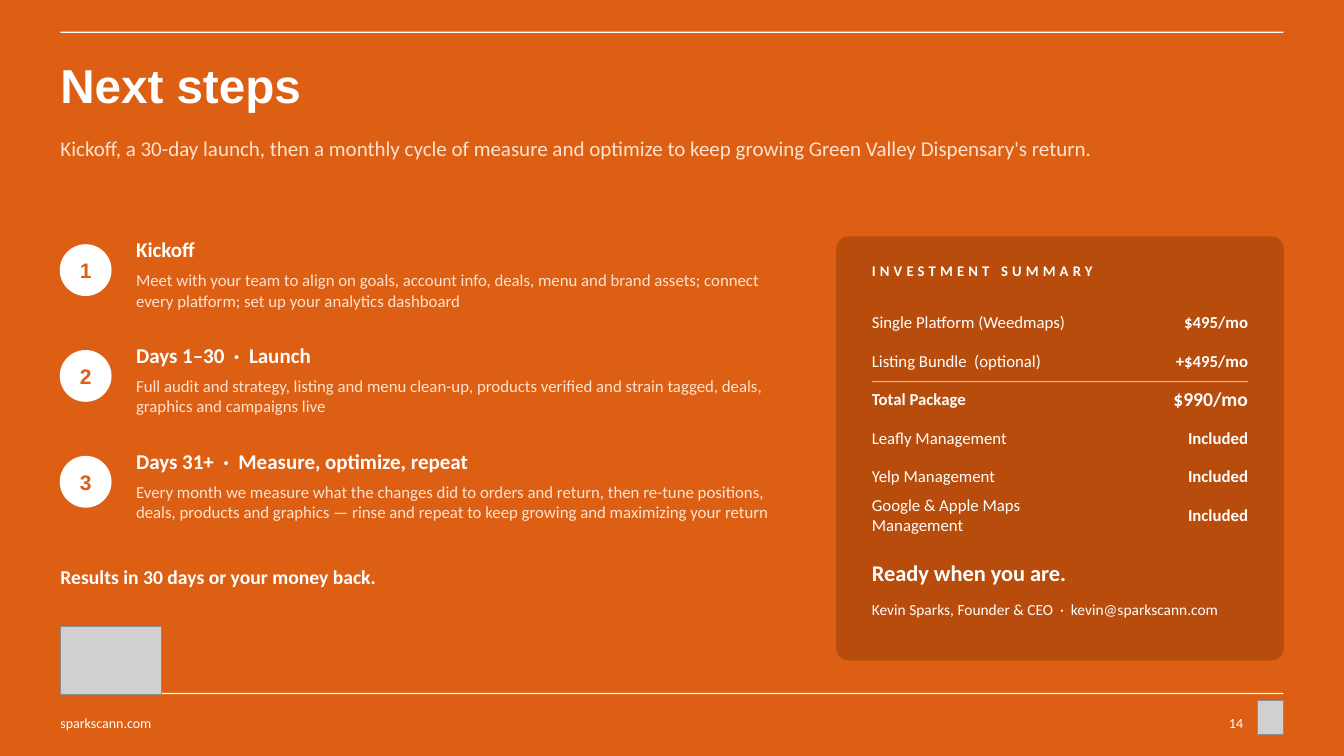
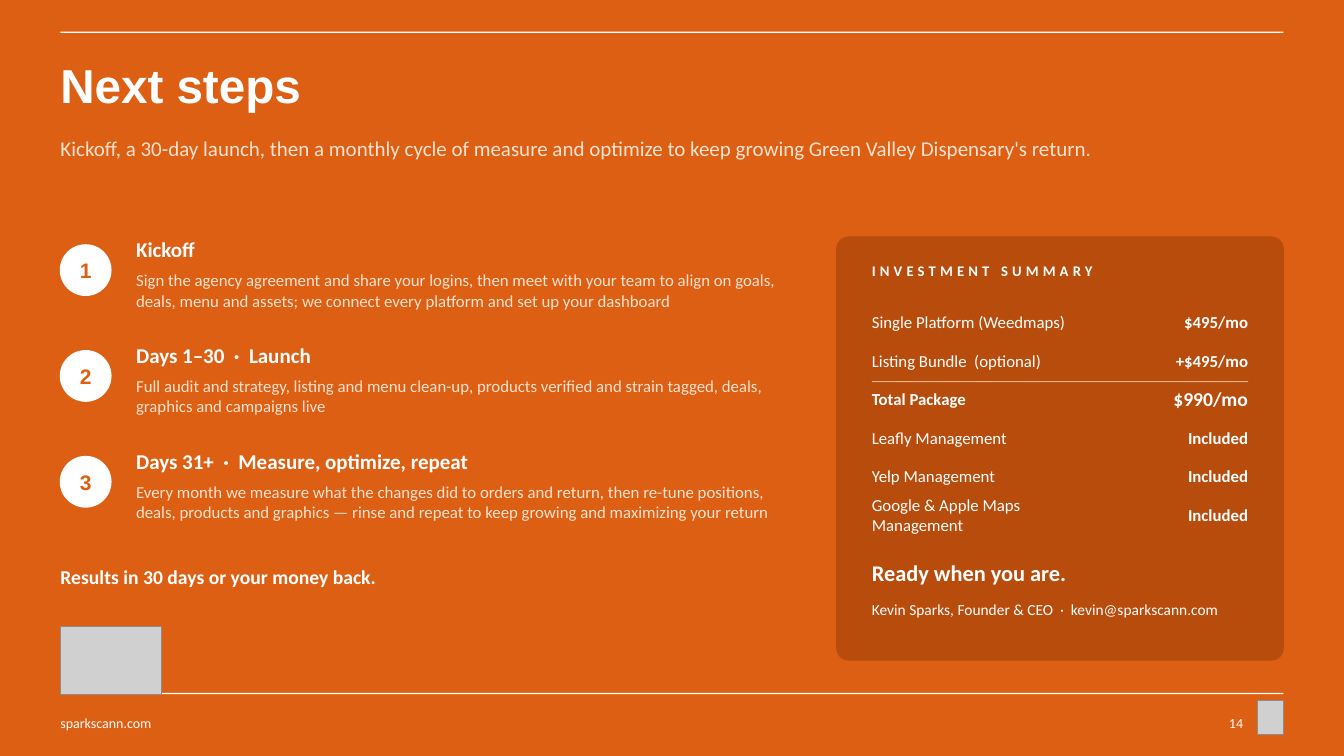
Before and after one commit to sparksmanagement/pitchdeckspecialist, a slide deck: slide 14 of decks/Sparks-x-example-green-valley.pptx. Drawn at 1344x756 pixels with LibreOffice and Linux fonts; fonts in the diff are those of the drawing; grey boxes stand for pictures. Boxes give left, top, right and bottom in pixels: in the first picture for what was removed or moved away, otherwise in the second. Text is boxed around its words. In the diff, an @@ line names an element or a change of style, - is before the commit and + after.

```diff
--- a/decks/Sparks-x-example-green-valley.pptx
+++ b/decks/Sparks-x-example-green-valley.pptx
@@ text at (x1=136, y1=274, x2=774, y2=310): text changed @@
-Meet with your team to align on goals, account info, deals, menu and brand assets; connect every platform; set up your analytics dashboard
+Sign the agency agreement and share your logins, then meet with your team to align on goals, deals, menu and assets; we connect every platform and set up your dashboard
```
Also in this commit, not shown: 3 other files.
